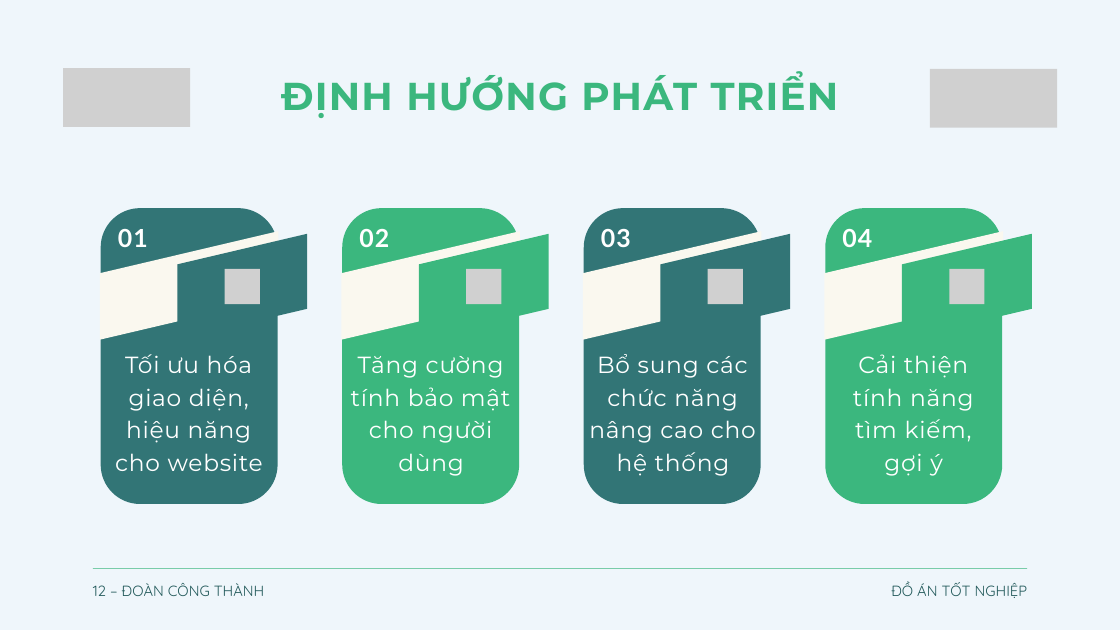
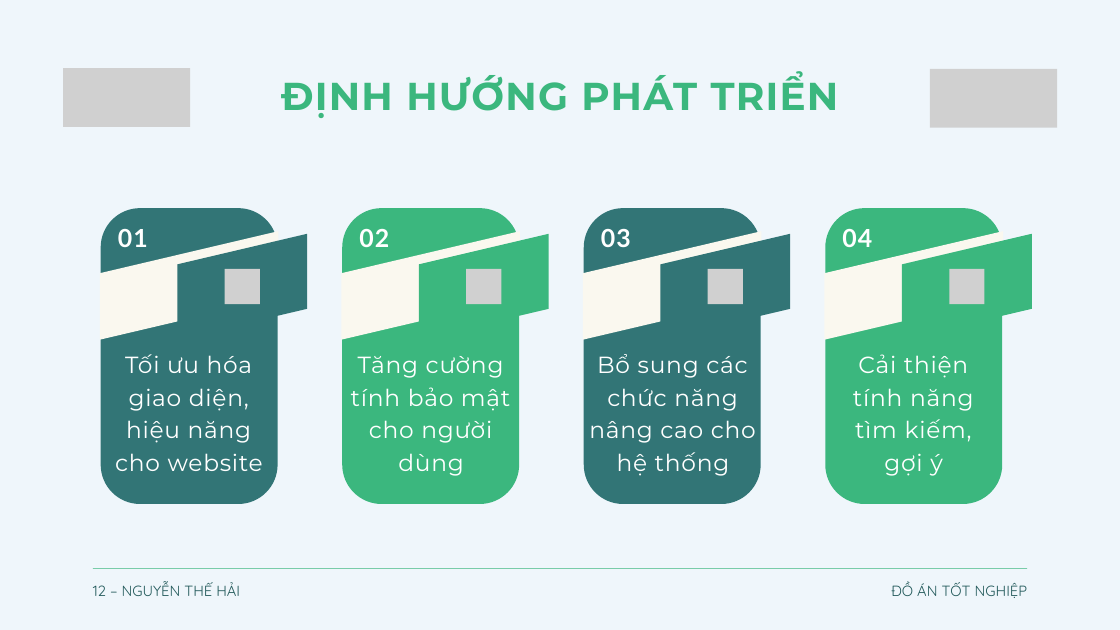
Before and after one commit to HaiPoxy/DATN, a slide deck: slide 13 of Slide đồ án.pptx. Drawn at 1120x630 pixels with LibreOffice and Linux fonts; fonts in the diff are those of the drawing; grey boxes stand for pictures. Boxes give left, top, right and bottom in pixels: in the first picture for what was removed or moved away, otherwise in the second. Text is boxed around its words. In the diff, an @@ line names an element or a change of style, - is before the commit and + after.

```diff
--- a/Slide đồ án.pptx
+++ b/Slide đồ án.pptx
@@ text at (93,581,240,596): text changed @@
-12 – ĐOÀN CÔNG THÀNH
+12 – NGUYỄN THẾ HẢI
```
Also in this commit, not shown: 3 other slides changed, 11 other files.
